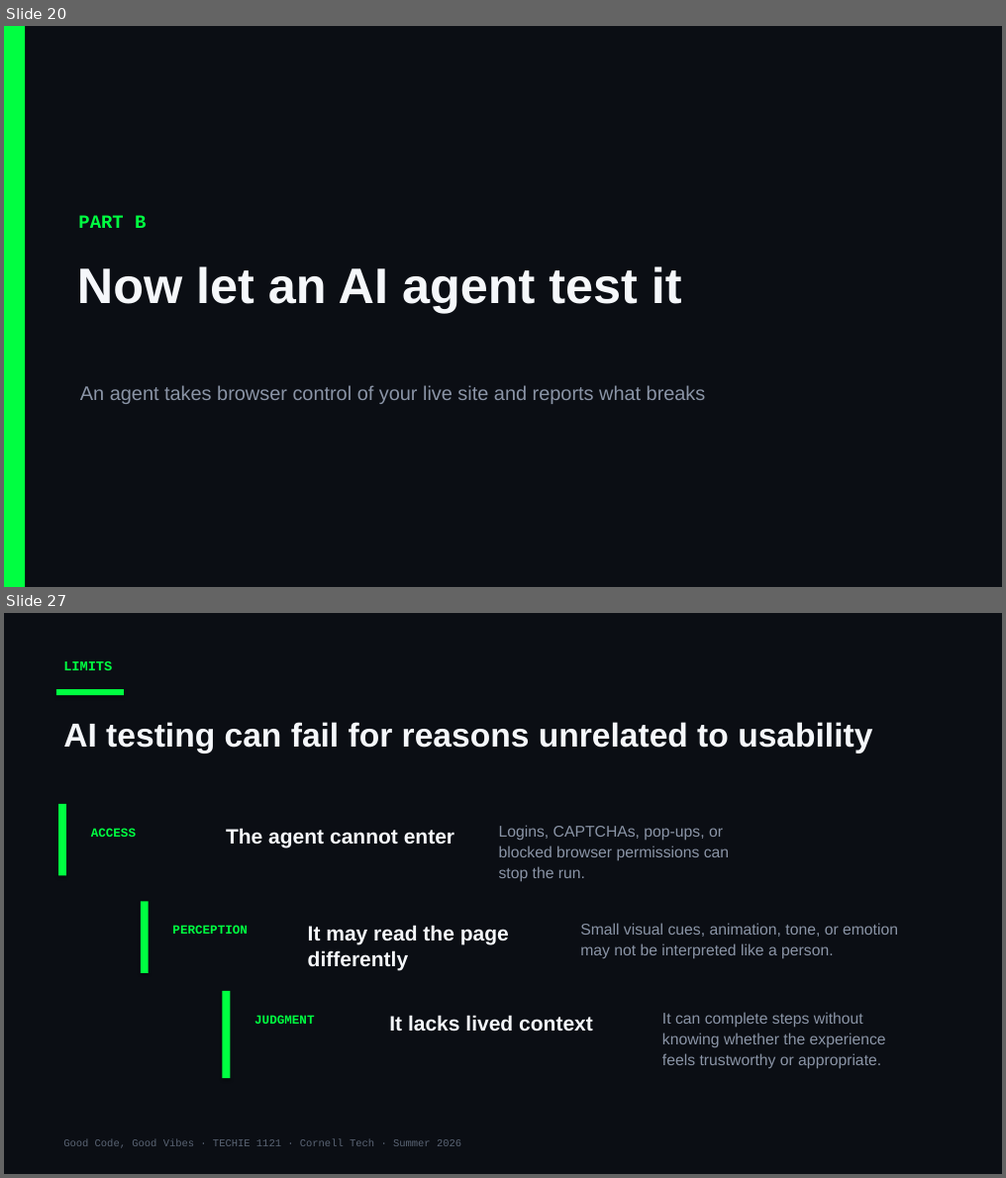
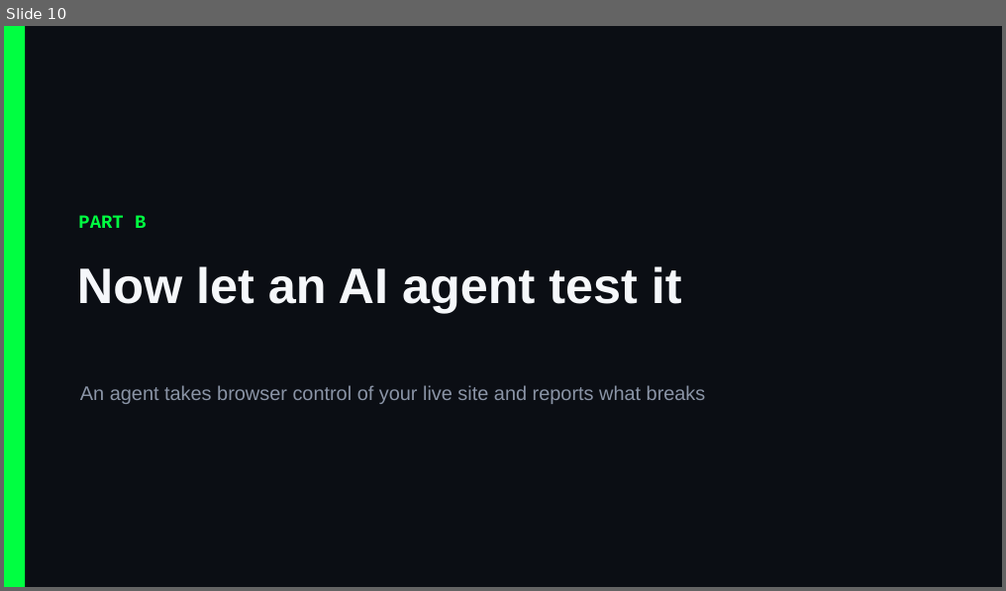
Before and after one commit to Cornell-Tech-Vibe-Coding-Summer-2026/website, a slide deck: slides/Week3-Mon-User-Testing-I.pptx. Shown one above the other, each under a label of ours: slides 20 and 27 before the commit, slide 10 after it; the slides between them are not shown. The pictures are 1006x1178 and 1006x591 pixels, drawn with LibreOffice and Linux fonts; fonts in the diff are those of the drawing. Boxes give left, top, right and bottom in pixels: in the first picture for what was removed or moved away, otherwise in the second. Text is boxed around its words. In the diff, an @@ line names an element or a change of style, - is before the commit and + after.

```diff
--- a/slides/Week3-Mon-User-Testing-I.pptx
+++ b/slides/Week3-Mon-User-Testing-I.pptx
@@ slide 27 removed at bbox=[4, 613, 1002, 1174], background #0B0E14 @@
@@ text removed at bbox=[63, 662, 112, 670] @@
-LIMITS
@@ rectangle removed at bbox=[56, 689, 124, 695] @@
@@ text removed at bbox=[63, 722, 872, 754] @@
-AI testing can fail for reasons unrelated to usability
@@ rectangle removed at bbox=[58, 804, 66, 875] @@
@@ text removed at bbox=[91, 828, 136, 837] @@
-ACCESS
@@ text removed at bbox=[226, 828, 454, 848] @@
-The agent cannot enter
@@ text removed at bbox=[499, 825, 729, 881] @@
-Logins, CAPTCHAs, pop-ups, or blocked browser permissions can stop the run.
@@ rectangle removed at bbox=[141, 901, 148, 973] @@
@@ text removed at bbox=[172, 926, 248, 934] @@
-PERCEPTION
@@ text removed at bbox=[308, 925, 509, 970] @@
-It may read the page differently
@@ text removed at bbox=[580, 923, 898, 959] @@
-Small visual cues, animation, tone, or emotion may not be interpreted like a person.
@@ rectangle removed at bbox=[223, 991, 230, 1078] @@
@@ text removed at bbox=[254, 1015, 314, 1024] @@
-JUDGMENT
@@ text removed at bbox=[389, 1015, 593, 1032] @@
-It lacks lived context
@@ text removed at bbox=[662, 1012, 886, 1069] @@
-It can complete steps without knowing whether the experience feels trustworthy or appropriate.
@@ text removed at bbox=[63, 1140, 461, 1149] @@
-Good Code, Good Vibes · TECHIE 1121 · Cornell Tech · Summer 2026
@@ what was slide 20 is now slide 10 @@
```
Also in this commit, not shown: 13 other slides changed, 2 slides added, 20 other slides removed, 4 other files.
